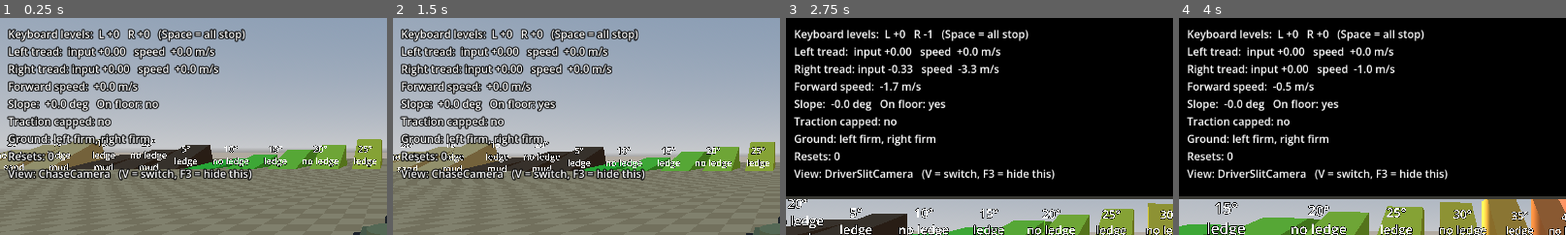
Above: before the commit, frames 1-4 (left to right).
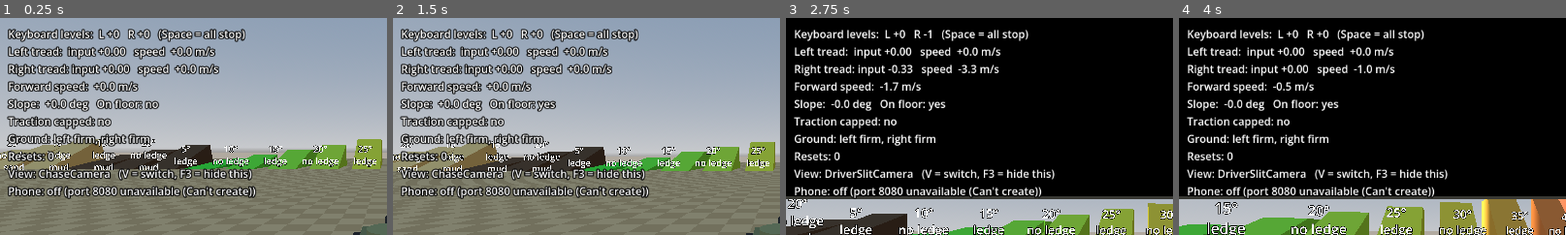
Above: after the commit, the same moments.

Repository: Kickpunch3r/tank-game
Game: Godot game, scene res://scenes/test_course.tscn
Two runs of this game, one before a commit and one after it. Both use one fixed random seed, a clock stepped at 60 frames per second and the inputs below.
Inputs (mouse positions are % of the whole screen's width and height, from its top left):
- Up to frame 1 (0.25 s): no input
- Up to frame 2 (1.5 s): move the mouse to (72, 45) at 0.52 s; hold Down (driver_right_back) 0.53-1.25 s; hold Space (driver_all_stop) 0.53-1.25 s; click (72, 45) at 0.67 s; drag from (30, 55) to (45, 70) at 1.27 s
- Up to frame 3 (2.75 s): tap Enter at 2 s; move the mouse to (60, 28) at 2.02 s; hold Down (driver_right_back) from 2.03 s (still down); hold V (view_toggle) from 2.03 s (still down)
- Up to frame 4 (4 s): release Down (driver_right_back) at 2.75 s; release V (view_toggle) at 2.75 s; drag from (45, 70) to (20, 35) at 2.77 s; move the mouse to (80, 65) at 3.52 s; hold S (driver_left_back) from 3.53 s (still down); hold Space (driver_all_stop) from 3.53 s (still down)
The pictures show only the part of the screen within x 0-50%, y 0-50%; the shares and areas given below are measured in that part.

The runs differ from the first frame. In frame 1, 2.4% of the frame differs, in the area x 2-67%, y 77-84%; in frame 2, 2.4%; in frame 3, 1.4%; in frame 4, 1.4%.

Commit message:
Phone controller milestone 4: HUD, docs, separate test ports
F3 debug display shows the phone URL, phones connected, the driver,
time since its last message and the latest values. README explains
networks, the firewall and how to use the page; NOTES records the
design and what was and wasn't tested. Test runs now use their own
ports (18080/18081) so an open controller page or running game can't
interfere (an open browser tab took the driver role during an earlier
run). 111 checks pass.

Co-Authored-By: Claude Opus 5.5 <noreply@anthropic.com>

Diff:
--- a/scripts/debug_hud.gd
+++ b/scripts/debug_hud.gd
@@ -57,7 +57,29 @@
 	])
 	if is_instance_valid(view_switcher):
 		lines.append("View: %s   (V = switch, F3 = hide this)" % view_switcher.current_view_name())
+	lines.append_array(_phone_lines())
 	_label.text = "\n".join(lines)
+
+
+## Phone controller status, if the scene has a ControllerServer.
+func _phone_lines() -> PackedStringArray:
+	var server := get_tree().get_first_node_in_group(ControllerServer.GROUP) as ControllerServer
+	if server == null:
+		return []
+	if not server.problem().is_empty():
+		return ["Phone: off (%s)" % server.problem()]
+	var urls: PackedStringArray = server.controller_urls()
+	var lines: PackedStringArray = [
+		"Phone URL: %s" % ("  ".join(urls) if not urls.is_empty() else "no network found"),
+		"Phones connected: %d   Driver phone: %s" % [server.phone_count(),
+				("#%d" % server.driver_id()) if server.driver_id() != 0 else "none"],
+	]
+	if server.driver_id() != 0:
+		var since_ms: int = roundi(server.seconds_since_driver_message() * 1000.0) if is_finite(server.seconds_since_driver_message()) else -1
+		lines.append("Driver phone: last message %s ago, L %+.2f R %+.2f %s" % [
+				("%d ms" % since_ms) if since_ms >= 0 else "never", server.latest_left, server.latest_right,
+				"(driving)" if server.is_driver_live() else "(watchdog: treads 0)"])
+	return lines
 
 
 func _terrain_name(terrain: TerrainType) -> String:
--- a/scripts/net/controller_server.gd
+++ b/scripts/net/controller_server.gd
@@ -19,6 +19,10 @@
 ## Tests set this (e.g. "127.0.0.1") so test runs only listen on this computer
 ## and don't trigger a Windows Firewall question. Empty = use bind_address.
 static var bind_address_override: String = ""
+## Tests also use their own ports (0 = use the exported ports), so a running
+## game or an open controller page can't interfere with a test run.
+static var http_port_override: int = 0
+static var websocket_port_override: int = 0
 
 ## Port for the controller web page.
 @export var http_port: int = 8080
@@ -55,6 +59,10 @@
 func _ready() -> void:
 	add_to_group(GROUP)
 	var address: String = bind_address_override if not bind_address_override.is_empty() else bind_address
+	if http_port_override != 0:
+		http_port = http_port_override
+	if websocket_port_override != 0:
+		websocket_port = websocket_port_override
 	_http.page_path = page_path
 	_http.websocket_port = websocket_port
 	_http_error = _http.start(http_port, address)
--- a/tests/test_runner.gd
+++ b/tests/test_runner.gd
@@ -23,8 +23,11 @@
 
 
 func _ready() -> void:
-	# Phone servers listen on this computer only during tests (no firewall question).
+	# Phone servers listen on this computer only during tests (no firewall question),
+	# on their own ports so a running game or open controller page can't interfere.
 	ControllerServer.bind_address_override = "127.0.0.1"
+	ControllerServer.http_port_override = 18080
+	ControllerServer.websocket_port_override = 18081
 	course = COURSE_SCENE.instantiate()
 	add_child(course)
 	# Let the course builders run and physics settle.
Not shown, changed: NOTES.md
